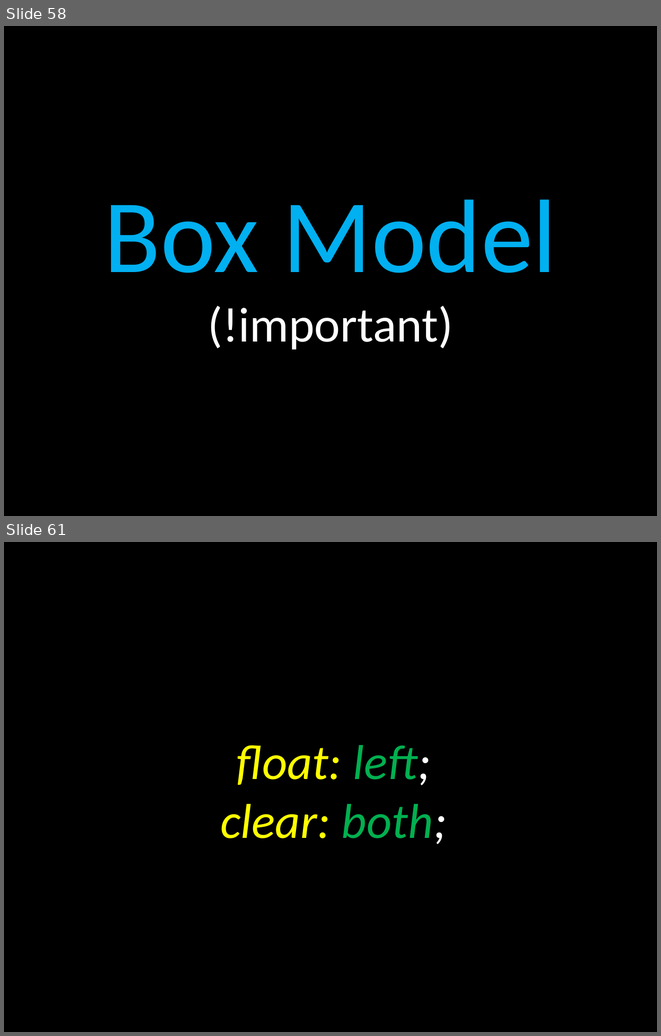
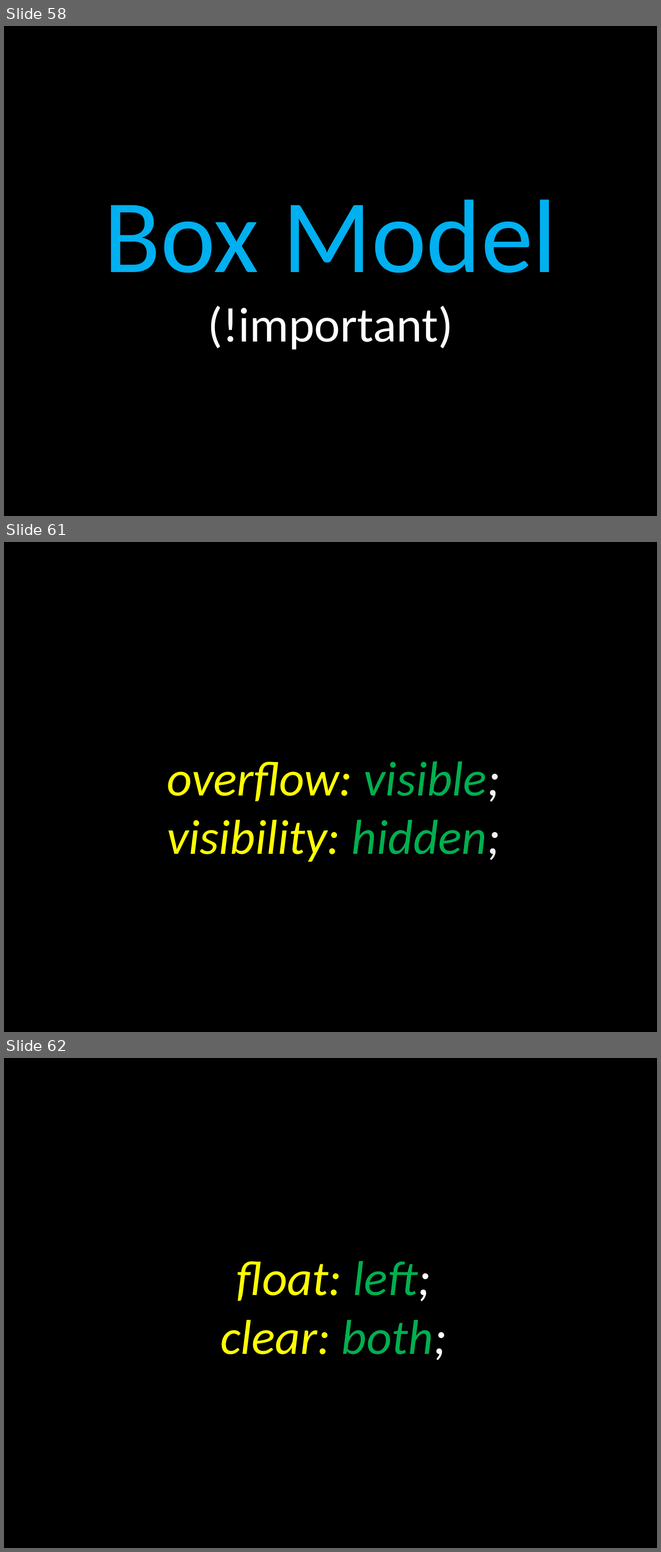
Before and after one commit to elloraCpe/courses, a slide deck: CPEE1/02. Week 2/00. Presentation/Week 2.pptx. Shown one above the other, each under a label of ours: slides 58 and 61 before the commit, slides 58, 61 and 62 after it; the slides between them are not shown. The pictures are 661x1036 and 661x1552 pixels, drawn with LibreOffice and Linux fonts; fonts in the diff are those of the drawing. Boxes give left, top, right and bottom in pixels: in the first picture for what was removed or moved away, otherwise in the second. Text is boxed around its words. In the diff, an @@ line names an element or a change of style, - is before the commit and + after.

```diff
--- a/CPEE1/02. Week 2/00. Presentation/Week 2.pptx
+++ b/CPEE1/02. Week 2/00. Presentation/Week 2.pptx
@@ slide 61 added at <box>4,542,657,1032</box>, background #000000 @@
@@ text added at <box>167,761,500,862</box>, 54 pt, text #FFFF00, italic @@
+overflow: visible;
+visibility: hidden;
@@ what was slide 61 is now slide 62 @@
```
Also in this commit, not shown: 5 slides changed, 3 other slides added, 1 slide removed.
